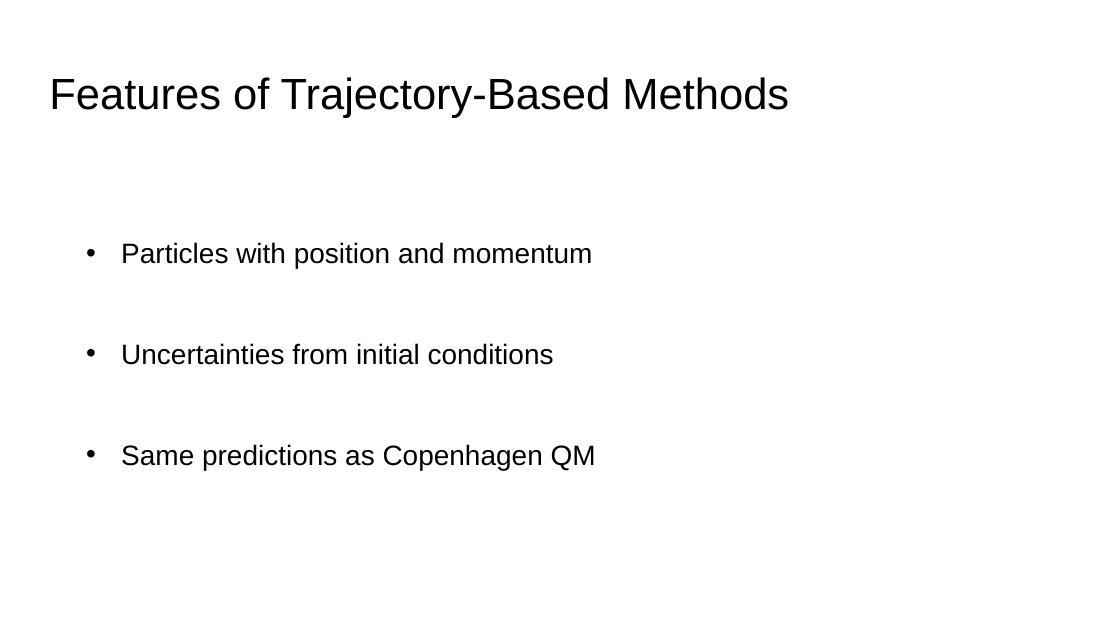
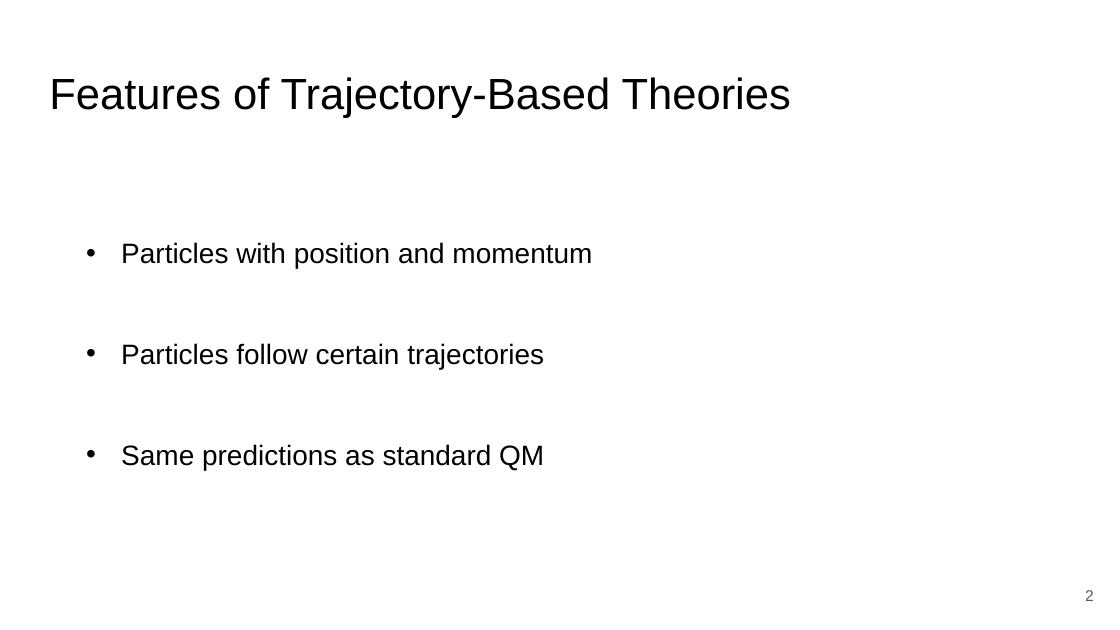
Before and after one commit to Totom3/bohmian-mechanics, a slide deck: slide 2 of presentation/Presentation.pptx. Drawn at 1120x630 pixels with LibreOffice and Linux fonts; fonts in the diff are those of the drawing. Boxes give left, top, right and bottom in pixels: in the first picture for what was removed or moved away, otherwise in the second. Text is boxed around its words. In the diff, an @@ line names an element or a change of style, - is before the commit and + after.

Commit message:
Last PP update

```diff
--- a/presentation/Presentation.pptx
+++ b/presentation/Presentation.pptx
@@ title at [49, 77, 791, 118]: text changed @@
-Features of Trajectory-Based Methods
+Features of Trajectory-Based Theories
@@ text at [121, 343, 544, 470]: text changed @@
-• Uncertainties from initial conditions
-• Same predictions as Copenhagen QM
+• Particles follow certain trajectories
+• Same predictions as standard QM
@@ page number added at [1085, 590, 1094, 601], 10 pt, text #595959 @@
+2
```
Also in this commit, not shown: 8 other slides changed, 1 slide added, 1 slide removed.
